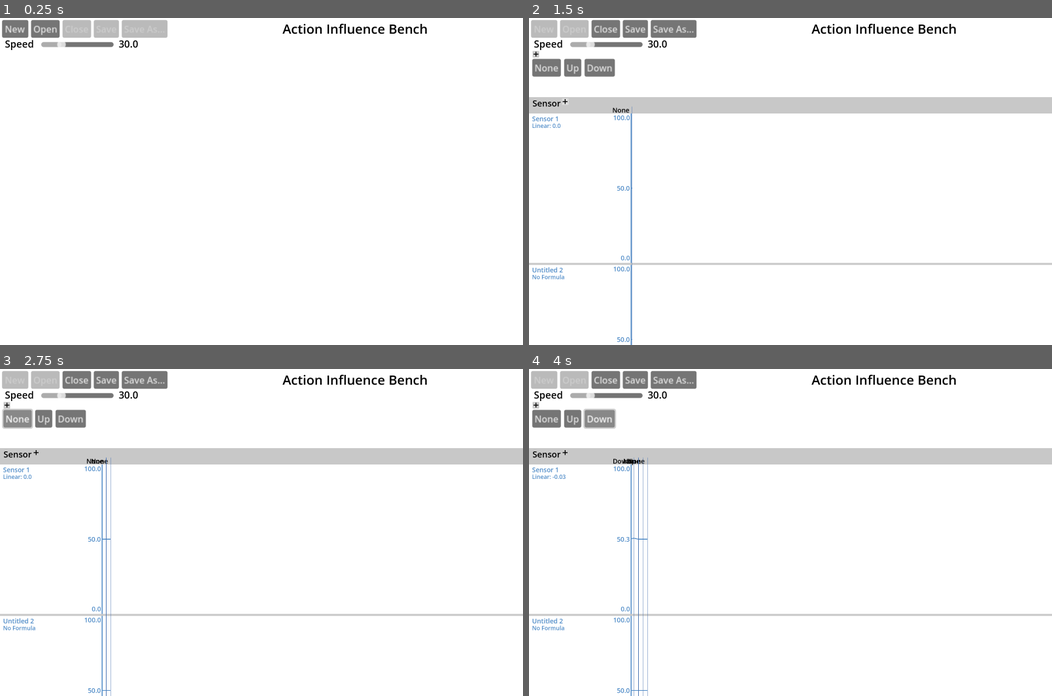
Above: before the commit, frames 1-4 (two rows, left to right).
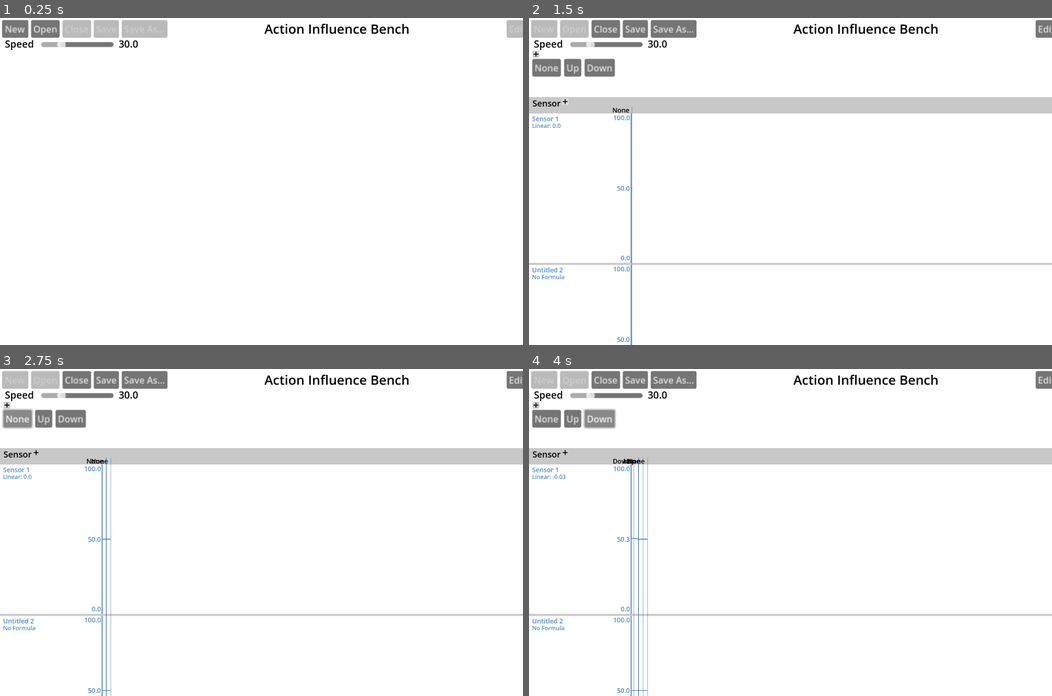
Above: after the commit, the same moments.

Repository: steampunkmind/mitw-action-influence-bench
Game: Godot game, scene res://bench.tscn
Same seed, same stepped clock (60 frames per second), same inputs: the game is played once before the commit and once after it.
Inputs (mouse positions are in pixels of both pictures, inside the frame that each line leads up to):
- Up to frame 1 (0.25 s): no input
- Up to frame 2 (1.5 s): click "New" at 0.5 s; click (565, 103) at 1.27 s
- Up to frame 3 (2.75 s): click "None" at 2 s
- Up to frame 4 (4 s): click "Up" at 2.75 s; click "Down" at 3.5 s

The runs differ from the first frame. In frame 1, 0.7% of the frame differs, in the area x 50-100%, y 0-6%; in frame 2, 0.7%, in the area x 50-100%, y 0-7%; in frame 3, 0.7%; in frame 4, 0.7%.

Commit message:
Adds edit actions scene.

Diff:
--- a/bench.gd
+++ b/bench.gd
@@ -4,6 +4,7 @@
 
 var _is_model: bool = false
 var _is_model_file: bool = false
+var _is_dirty: bool = false
 var _close_after_save: bool = false
 
 @export var frame_rate: float
@@ -66,7 +67,7 @@
 
 
 func _on_close_button_pressed() -> void:
-	if _is_dirty():
+	if _is_dirty:
 		$CloseConfirmationDialog.popup()
 	else:
 		_set_is_dirty(false)
@@ -132,6 +133,7 @@
 	$NewButton.disabled = is_model
 	$OpenButton.disabled = is_model
 	$CloseButton.disabled = !is_model
+	$EditActionsButton.disabled = !is_model
 	$SubHeader.text = model_path
 	if model_path == "":
 		_is_model_file = false
@@ -147,18 +149,48 @@
 	return _is_model_file
 
 
-func _on_action_buttons_model_changed() -> void:
-	$SaveButton.disabled = false # use SaveButton.disabled as dirty flag
-
-
 func _on_model_changed() -> void:
 	_set_is_dirty(true)
 
 
 func _set_is_dirty(is_dirty: bool) -> void:
-	$SaveButton.disabled = !is_dirty # use SaveButton.disabled as dirty flag
+	_is_dirty = is_dirty
+	$SaveButton.disabled = !is_dirty
 	$SaveAsButton.disabled = !is_dirty
 
 
-func _is_dirty() -> bool:
-	return $SaveButton.disabled == false # use SaveButton.disabled as dirty flag
+## Edit Actions ##
+func _on_edit_actions_button_toggled(toggled_on: bool) -> void:
+	if toggled_on:
+		$EditActions.set_actions($ActionButtons.actions)
+		$EditActionsButton.text = "Done"
+		_disable_interface()
+		$EditActionsButton.disabled = false
+	else:
+		$EditActions.clear_edit_action_rows()
+		$EditActionsButton.text = "Edit Actions"
+		_enable_interface()
+
+	$EditActions.visible = toggled_on
+
+
+func _disable_interface() -> void:
+	$ActionButtons.visible = false
+	$SignalGraph.visible = false
+	$NewButton.disabled = true
+	$OpenButton.disabled = true
+	$CloseButton.disabled = true
+	$SaveButton.disabled = true
+	$SaveAsButton.disabled = true
+
+
+func _enable_interface() -> void:
+	$ActionButtons.visible = true
+	$SignalGraph.visible = true
+	if _is_model:
+		$NewButton.disabled = true
+		$OpenButton.disabled = true
+		$CloseButton.disabled = false
+	if _is_dirty:
+		$SaveButton.disabled = false
+		$SaveAsButton.disabled = false
--- a/bench.tscn
+++ b/bench.tscn
@@ -7,6 +7,7 @@
 [ext_resource type="Texture2D" uid="uid://cabj3kvxw7dok" path="res://add_pressed.svg" id="5_i6k0q"]
 [ext_resource type="Texture2D" uid="uid://c082kq4f2nay" path="res://add_hover.svg" id="6_tjv83"]
 [ext_resource type="Theme" uid="uid://b17c7kcu4qhib" path="res://bench.tres" id="7_tjv83"]
+[ext_resource type="PackedScene" uid="uid://sutkkenme5nk" path="res://edit_actions.tscn" id="8_cjidc"]
 
 [sub_resource type="LabelSettings" id="LabelSettings_6ynj0"]
 font_size = 64
@@ -30,7 +31,7 @@
 layout_mode = 0
 offset_left = 1250.0
 offset_top = 8.0
-offset_right = 2227.0
+offset_right = 2050.0
 offset_bottom = 96.0
 text = "Action Influence Bench"
 label_settings = SubResource("LabelSettings_6ynj0")
@@ -38,10 +39,10 @@
 
 [node name="SubHeader" type="Label" parent="."]
 layout_mode = 0
-offset_left = 867.0
-offset_top = 93.0
-offset_right = 2611.0
-offset_bottom = 166.0
+offset_left = 820.0
+offset_top = 79.0
+offset_right = 2480.0
+offset_bottom = 152.0
 label_settings = SubResource("LabelSettings_lps7h")
 horizontal_alignment = 1
 
@@ -89,6 +90,16 @@
 offset_bottom = 41.0
 scale = Vector2(2.8, 2.8)
 text = "Save As..."
+
+[node name="EditActionsButton" type="Button" parent="."]
+layout_mode = 0
+offset_left = 2480.0
+offset_top = 10.0
+offset_right = 2579.0
+offset_bottom = 41.0
+scale = Vector2(2.8, 2.8)
+toggle_mode = true
+text = "Edit Actions"
 
 [node name="FrameRateLabel" type="Label" parent="."]
 layout_mode = 0
@@ -119,6 +130,7 @@
 label_settings = SubResource("LabelSettings_a5qnj")
 
 [node name="SignalGraph" parent="." instance=ExtResource("2_yj3it")]
+visible = false
 layout_mode = 0
 anchors_preset = 0
 anchor_top = 0.0
@@ -134,6 +146,7 @@
 }])
 
 [node name="ActionButtons" type="ColorRect" parent="." node_paths=PackedStringArray("action_button_template")]
+visible = false
 layout_mode = 0
 offset_top = 184.0
 offset_right = 3300.0
@@ -182,6 +195,12 @@
 texture_pressed = ExtResource("5_i6k0q")
 texture_hover = ExtResource("6_tjv83")
 
+[node name="EditActions" parent="." instance=ExtResource("8_cjidc")]
+visible = false
+layout_mode = 0
+offset_top = 160.0
+offset_bottom = 1950.0
+
 [node name="Timer" type="Timer" parent="."]
 autostart = true
 
@@ -214,6 +233,7 @@
 [connection signal="pressed" from="CloseButton" to="." method="_on_close_button_pressed"]
 [connection signal="pressed" from="SaveButton" to="." method="_on_save_button_pressed"]
 [connection signal="pressed" from="SaveAsButton" to="." method="_on_save_as_button_pressed"]
+[connection signal="toggled" from="EditActionsButton" to="." method="_on_edit_actions_button_toggled"]
 [connection signal="value_changed" from="FrameRateSlider" to="." method="_on_frame_rate_slider_value_changed"]
 [connection signal="model_changed" from="SignalGraph" to="." method="_on_model_changed"]
 [connection signal="action_button_pressed" from="ActionButtons" to="." method="_on_action_button_pressed"]
--- /dev/null
+++ b/edit_action_row.gd
@@ -0,0 +1,27 @@
+class_name EditActionRow
+extends ColorRect
+
+
+# Called when the node enters the scene tree for the first time.
+func _ready() -> void:
+	pass # Replace with function body.
+
+
+# Called every frame. 'delta' is the elapsed time since the previous frame.
+func _process(delta: float) -> void:
+	pass
+
+
+func set_action(action: Action) -> void:
+	set_name(action.get_name()) # sets name of node
+	set_action_name(action.get_name())
+
+
+func set_action_name(value: String) -> void:
+	$Name.text = value
+
+
+func set_row_location(y: float) -> void:
+	var p = get_position()
+	p.y = y
+	set_position(p)
--- /dev/null
+++ b/edit_action_row.tscn
@@ -0,0 +1,20 @@
+[gd_scene load_steps=3 format=3 uid="uid://cblkrfosd0s10"]
+
+[ext_resource type="Script" uid="uid://sj762fijttxy" path="res://edit_action_row.gd" id="1_qp8pv"]
+
+[sub_resource type="LabelSettings" id="LabelSettings_meo7u"]
+font_size = 32
+font_color = Color(0.313726, 0.54902, 0.784314, 1)
+
+[node name="EditActionRow" type="ColorRect"]
+offset_right = 3300.0
+offset_bottom = 240.0
+script = ExtResource("1_qp8pv")
+
+[node name="Name" type="Label" parent="."]
+offset_left = 15.0
+offset_top = 2.0
+offset_right = 395.0
+offset_bottom = 47.0
+text = "Name"
+label_settings = SubResource("LabelSettings_meo7u")
--- /dev/null
+++ b/edit_actions.gd
@@ -0,0 +1,43 @@
+class_name EditActions
+extends ColorRect
+
+@export var edit_action_row_template: PackedScene
+
+var _actions: Array[Action]
+var _edit_action_rows: Dictionary[String, EditActionRow]
+
+# Called when the node enters the scene tree for the first time.
+func _ready() -> void:
+	pass # Replace with function body.
+
+
+# Called every frame. 'delta' is the elapsed time since the previous frame.
+func _process(delta: float) -> void:
+	pass
+
+
+func set_actions(actions: Array[Action]):
+	_actions = actions
+	clear_edit_action_rows()
+	add_edit_action_rows()
+
+
+func clear_edit_action_rows() -> void:
+	for edit_action_row: EditActionRow in _edit_action_rows.values():
+		remove_child(edit_action_row)
+	_edit_action_rows.clear()
+
+
+func add_edit_action_rows() -> void:
+	var header_margin = 80
+	var row_margin = 10
+	var row_location = header_margin
+	var row_size = 100 #Calculate this based on size of formulas
+	for action: Action in _actions:
+		var row = edit_action_row_template.instantiate()
+		row.set_action(action)
+		row.set_row_location(row_location)
+		row.size.y = row_size
+		add_child(row)
+		_edit_action_rows.set(action.get_name(), row)
+		row_location = row_location + row_size + row_margin
--- /dev/null
+++ b/edit_actions.tscn
@@ -0,0 +1,24 @@
+[gd_scene load_steps=4 format=3 uid="uid://sutkkenme5nk"]
+
+[ext_resource type="Script" uid="uid://b5mnr478y58b6" path="res://edit_actions.gd" id="1_fsf4l"]
+[ext_resource type="PackedScene" uid="uid://cblkrfosd0s10" path="res://edit_action_row.tscn" id="2_iysti"]
+
+[sub_resource type="LabelSettings" id="LabelSettings_fsf4l"]
+font_size = 48
+font_color = Color(0, 0, 0, 1)
+
+[node name="EditActions" type="ColorRect"]
+offset_right = 3300.0
+offset_bottom = 1790.0
+color = Color(0.784314, 0.784314, 0.784314, 1)
+script = ExtResource("1_fsf4l")
+edit_action_row_template = ExtResource("2_iysti")
+
+[node name="Label" type="Label" parent="."]
+layout_mode = 0
+offset_left = 1500.0
+offset_right = 1800.0
+offset_bottom = 67.0
+text = "Edit Actions"
+label_settings = SubResource("LabelSettings_fsf4l")
+horizontal_alignment = 1
Not shown: 1 places in bench.tscn that only renumber resources
Not shown, added: edit_action_row.gd.uid
Not shown, added: edit_actions.gd.uid
